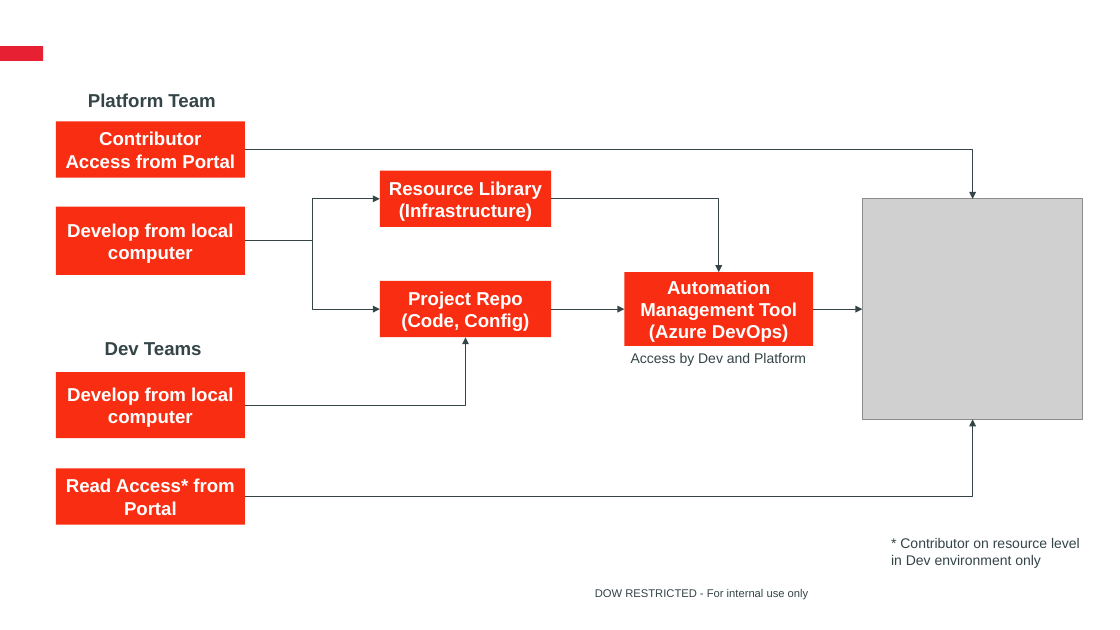
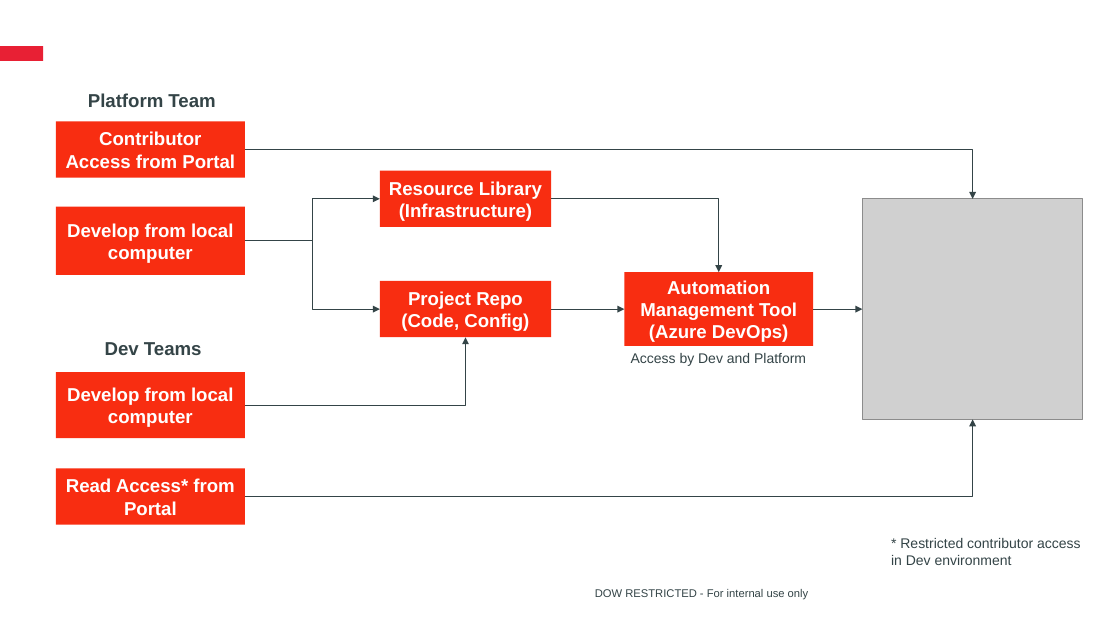
Before and after one commit to waynephillips/cloud-native-development, a slide deck: slide 3 of docs/devops/images/devops-overview/devops-overview-diagrams.pptx. Drawn at 1120x630 pixels with LibreOffice and Linux fonts; fonts in the diff are those of the drawing; grey boxes stand for pictures; background and template pictures are left out. Boxes give left, top, right and bottom in pixels: in the first picture for what was removed or moved away, otherwise in the second. Text is boxed around its words. In the diff, an @@ line names an element or a change of style, - is before the commit and + after.

Commit message:
DevOps Overview: Update Access-related Info (#34)

```diff
--- a/docs/devops/images/devops-overview/devops-overview-diagrams.pptx
+++ b/docs/devops/images/devops-overview/devops-overview-diagrams.pptx
@@ text at [891, 538, 1081, 565]: text changed @@
-* Contributor on resource level in Dev environment only
+* Restricted contributor access in Dev environment
```
Also in this commit, not shown: 1 other slide changed, 3 other files.
